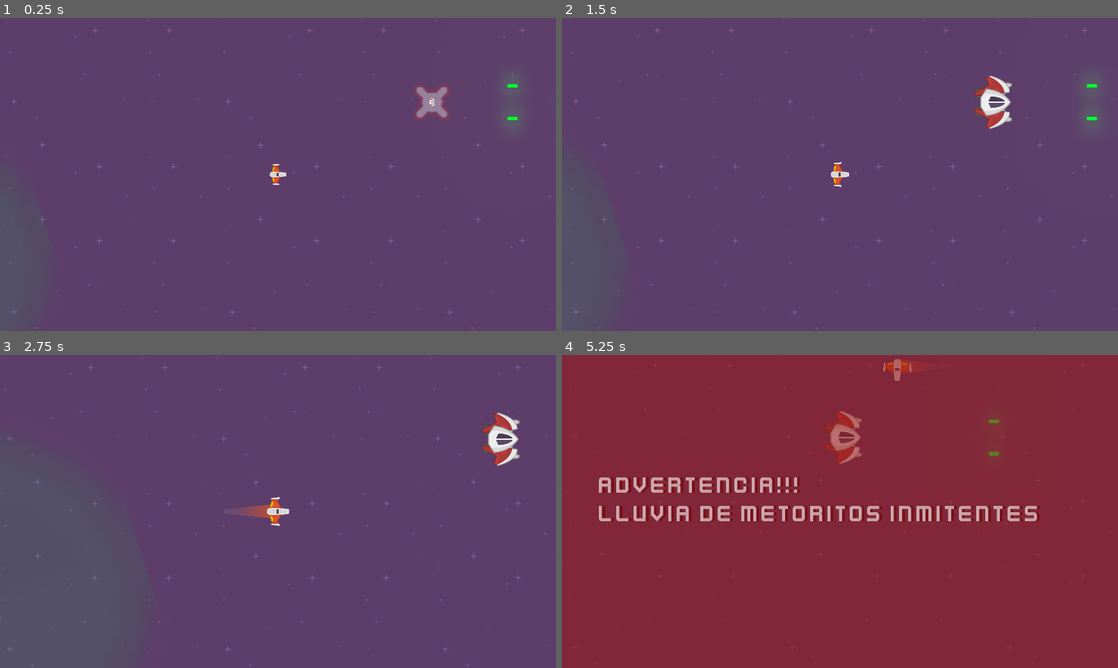
Above: before the commit, frames 1-4 (two rows, left to right).
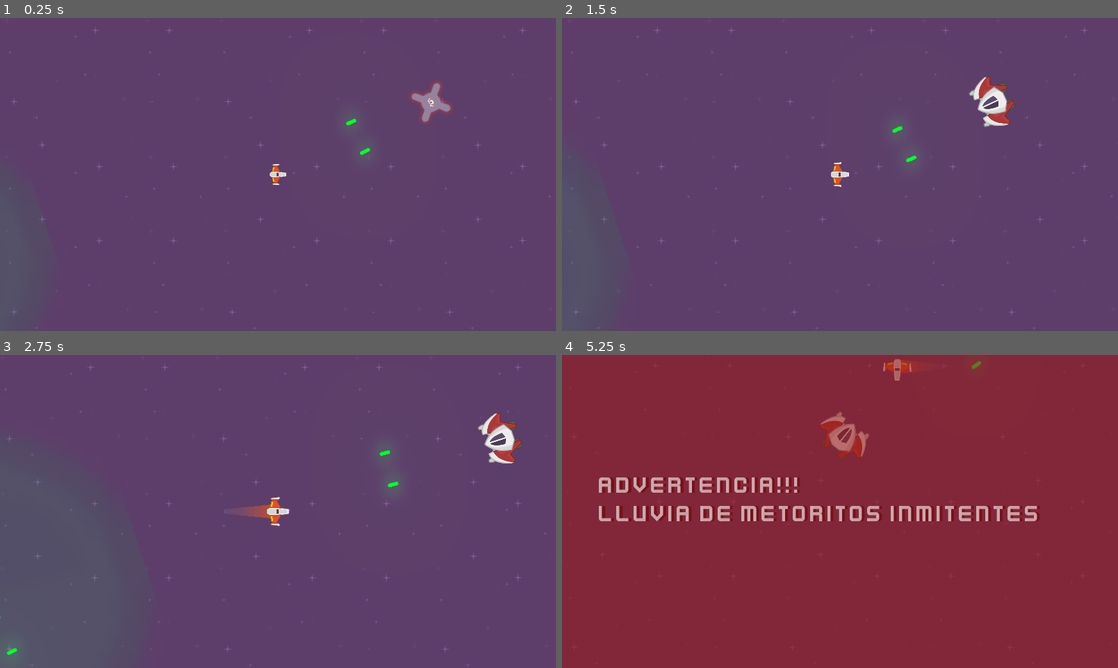
Above: after the commit, the same moments.

Repository: Elunneh/Juego-Meteo
Game: Godot game, scene res://Juego/Niveles/NivelTest.tscn
The game is run twice, just before and just after one commit, with the same random seed, the same clock (stepped at 60 frames per second) and the same inputs.
Inputs (mouse positions are in pixels of both pictures, inside the frame that each line leads up to):
- Up to frame 1 (0.25 s): no input
- Up to frame 2 (1.5 s): move the mouse to (962, 158) at 0.52 s; press the mouse at (962, 158) at 0.53 s; hold W (mover_adelante) 0.53-1.28 s; move the mouse to (728, 190) at 1.27 s; release the mouse at (728, 190) at 1.28 s; hold S (mover_atras) from 1.28 s (still down); right-click (728, 190) at 1.35 s
- Up to frame 3 (2.75 s): move the mouse to (333, 442) at 2.02 s; release S (mover_atras) at 2.03 s; hold W (mover_adelante) from 2.03 s (still down); tap E (recarga_laser) at 2.1 s
- Up to frame 4 (5.25 s): move the mouse to (812, 574) at 2.77 s; tap A (rotar_antihorario) at 2.85 s; move the mouse to (1006, 558) at 3.52 s; release W (mover_adelante) at 3.53 s; hold D (rotar_horario) 3.53-4.28 s; hold S (mover_atras) from 3.53 s (still down); move the mouse to (673, 464) at 4.27 s; tap Mouse wheel up (zoom_acercar) at 4.35 s; move the mouse to (867, 511) at 5.02 s; hold Mouse wheel down (zoom_alejar) from 5.03 s (still down)

The runs differ from the first frame. In frame 1, 0.6% of the frame differs, in the area x 62-94%, y 19-44%; in frame 2, 0.8%, in the area x 59-97%, y 18-47%; in frame 3, 0.7%; in frame 4, 0.7%.

Commit message:
actualizado

Diff:
--- /dev/null
+++ b/DatosJuego.gd
@@ -0,0 +1 @@
+extends Node
--- /dev/null
+++ b/Juego/Autoload/DatosJuego.gd
@@ -0,0 +1,14 @@
+class_name DatoJuego
+extends Node
+
+##Atributos
+
+var player_actual: Player = null setget set_player_actual, get_player_actual
+
+##Setter y getter
+
+func set_player_actual(player:Player)->void:
+	player_actual = player
+
+func get_player_actual()-> Player:
+	return player_actual
--- a/Juego/Naves/Enemigos/EnemigoInterceptor.gd
+++ b/Juego/Naves/Enemigos/EnemigoInterceptor.gd
@@ -2,9 +2,32 @@
 
 extends NaveBase
 
+##Atributos
+
+var player_objetivo: Player = null
+
+##Metodos
 
 func _ready()-> void:
+	player_objetivo = DatosJuego.get_player_actual()
+	Eventos.connect("nave_destruida", self, "_on_nave_destruida")
+	#temporal
 	canion.set_esta_disparando(true)
+
+func _physics_process(delta: float)-> void:
+	rotar_hacia_player()
+
+
+## metodo custom
+func _on_nave_destruida(nave:NaveBase, _posicion, _explosiones)->void:
+	if nave is Player:
+		player_objetivo = null
+
+
+func rotar_hacia_player()-> void:
+	if player_objetivo:
+		var dir_player: Vector2 = player_objetivo.global_position - global_position
+		rotation = dir_player.angle()
 
 
 #Señales Internas
--- a/Juego/Naves/Enemigos/EnemigoInterceptor.tscn
+++ b/Juego/Naves/Enemigos/EnemigoInterceptor.tscn
@@ -167,7 +167,7 @@
 proyectil = ExtResource( 5 )
 cadencia_disparo = 1.2
 velocidad_proyectil = 1200
-danio_proyectil = 1
+danio_proyectil = 10
 
 [node name="PuntoIzquierdo" parent="Canion" index="0"]
 position = Vector2( -1.124, -56 )
--- a/Juego/Naves/NaveBase.gd
+++ b/Juego/Naves/NaveBase.gd
@@ -35,7 +35,7 @@
 		ESTADO.MUERTO:
 			colisionador.set_deferred("disabled", true)
 			canion.set_puede_disparar(false)
-			Eventos.emit_signal("nave_destruida", self, global_position)
+			Eventos.emit_signal("nave_destruida", self, global_position, 3)
 			queue_free()
 		_:
 			printerr("Error de Estado")
--- a/Juego/Naves/Player/Player.gd
+++ b/Juego/Naves/Player/Player.gd
@@ -15,6 +15,10 @@
 onready var estela:Estela = $EstelaPuntoInicio/Trail2D
 onready var motor_sfx: Motor = $MotorSFX
 onready var escudo: Escudo = $Escudo setget, get_escudo
+
+##metodos
+func _ready()->void:
+	DatosJuego.set_player_actual(self)
 
 ##Setter y Getter
 
--- a/project.godot
+++ b/project.godot
@@ -33,6 +33,11 @@
 "class": "Canion",
 "language": "GDScript",
 "path": "res://Juego/Proyectiles/Canion.gd"
+}, {
+"base": "Node",
+"class": "DatoJuego",
+"language": "GDScript",
+"path": "res://Juego/Autoload/DatosJuego.gd"
 }, {
 "base": "Node2D",
 "class": "Dummy",
@@ -120,6 +125,7 @@
 "CamaraNivel": "",
 "CamaraPlayer": "",
 "Canion": "",
+"DatoJuego": "",
 "Dummy": "",
 "EnemigoBase": "",
 "Escudo": "",
@@ -147,6 +153,7 @@
 [autoload]
 
 Eventos="*res://Juego/Autoload/Eventos.gd"
+DatosJuego="*res://Juego/Autoload/DatosJuego.gd"
 
 [display]
 
